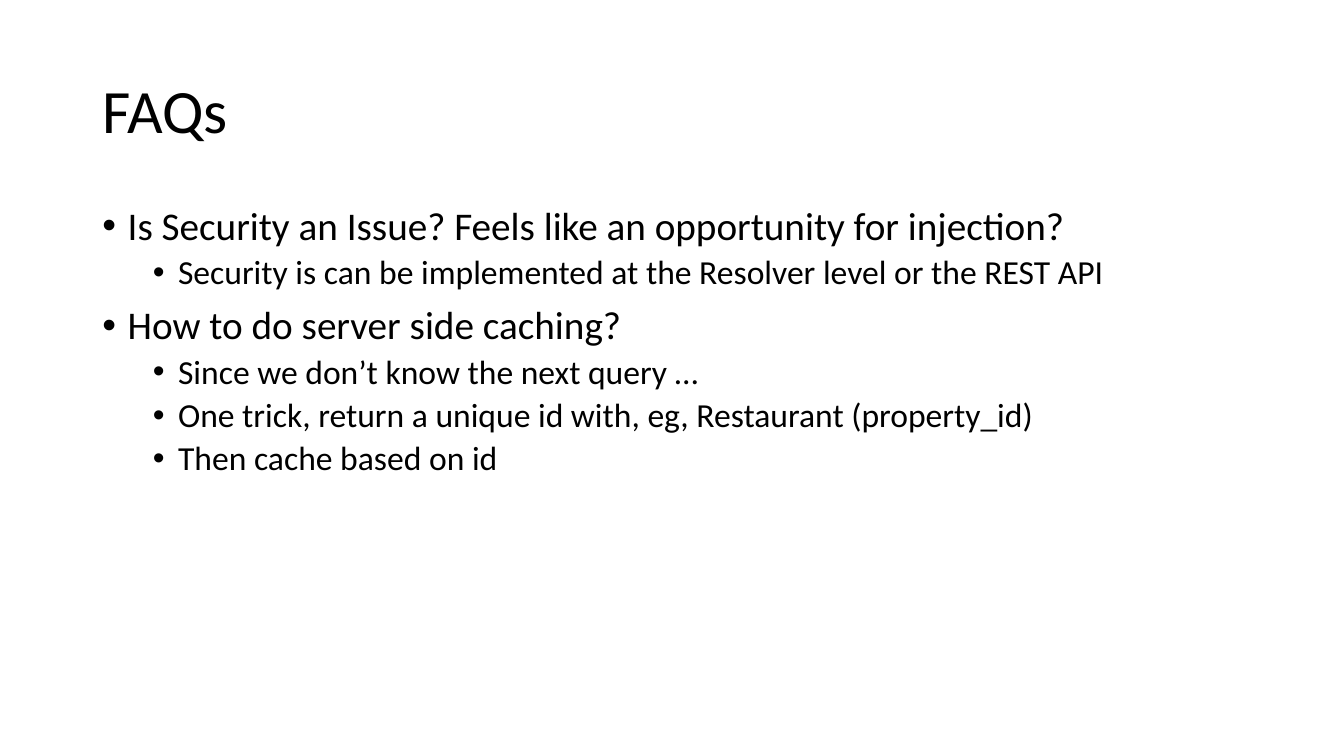
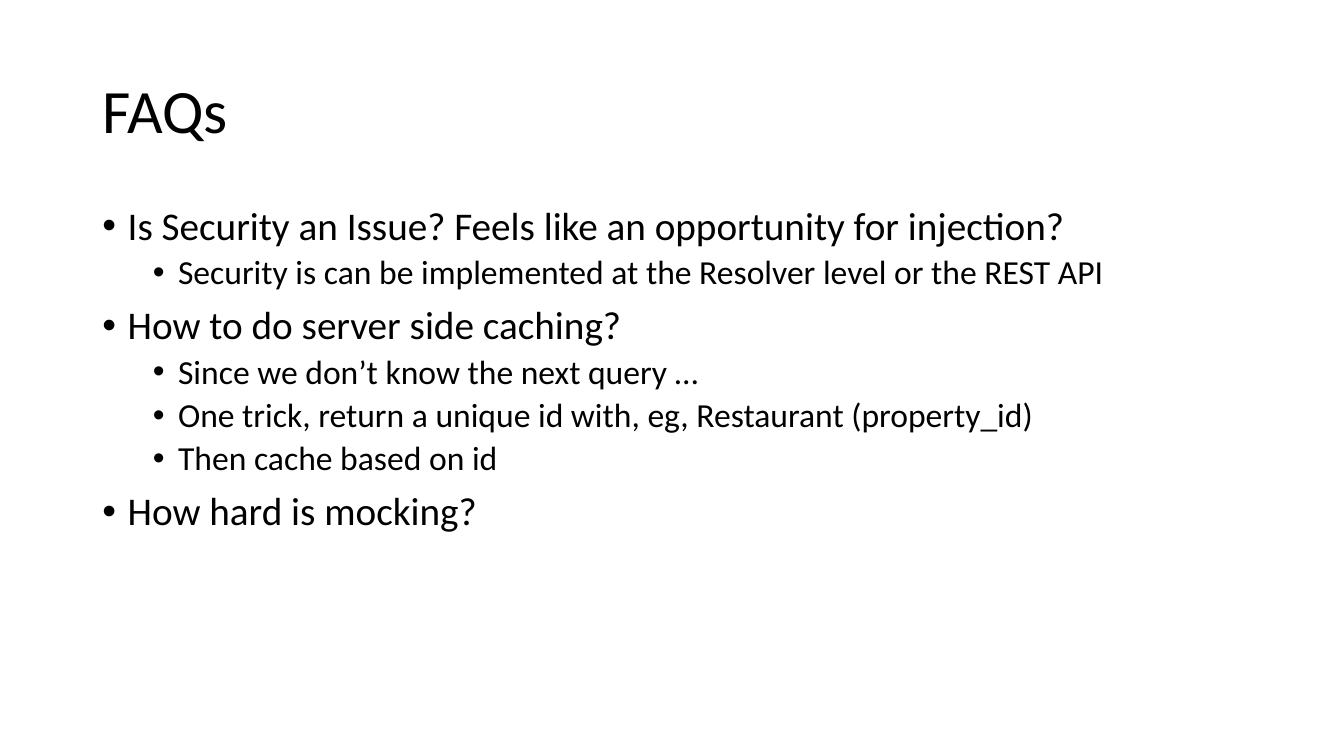
Before and after one commit to AlanCramer/BostonRestaurantInspections, a slide deck: slide 13 of Wormhole.pptx. Drawn at 1344x756 pixels with LibreOffice and Linux fonts; fonts in the diff are those of the drawing. Boxes give left, top, right and bottom in pixels: in the first picture for what was removed or moved away, otherwise in the second. Text is boxed around its words. In the diff, an @@ line names an element or a change of style, - is before the commit and + after.

```diff
--- a/Wormhole.pptx
+++ b/Wormhole.pptx
@@ text at box(128, 497, 476, 532): paragraph added @@
+• How hard is mocking?
```
Also in this commit, not shown: 3 other slides changed, 2 other files.
